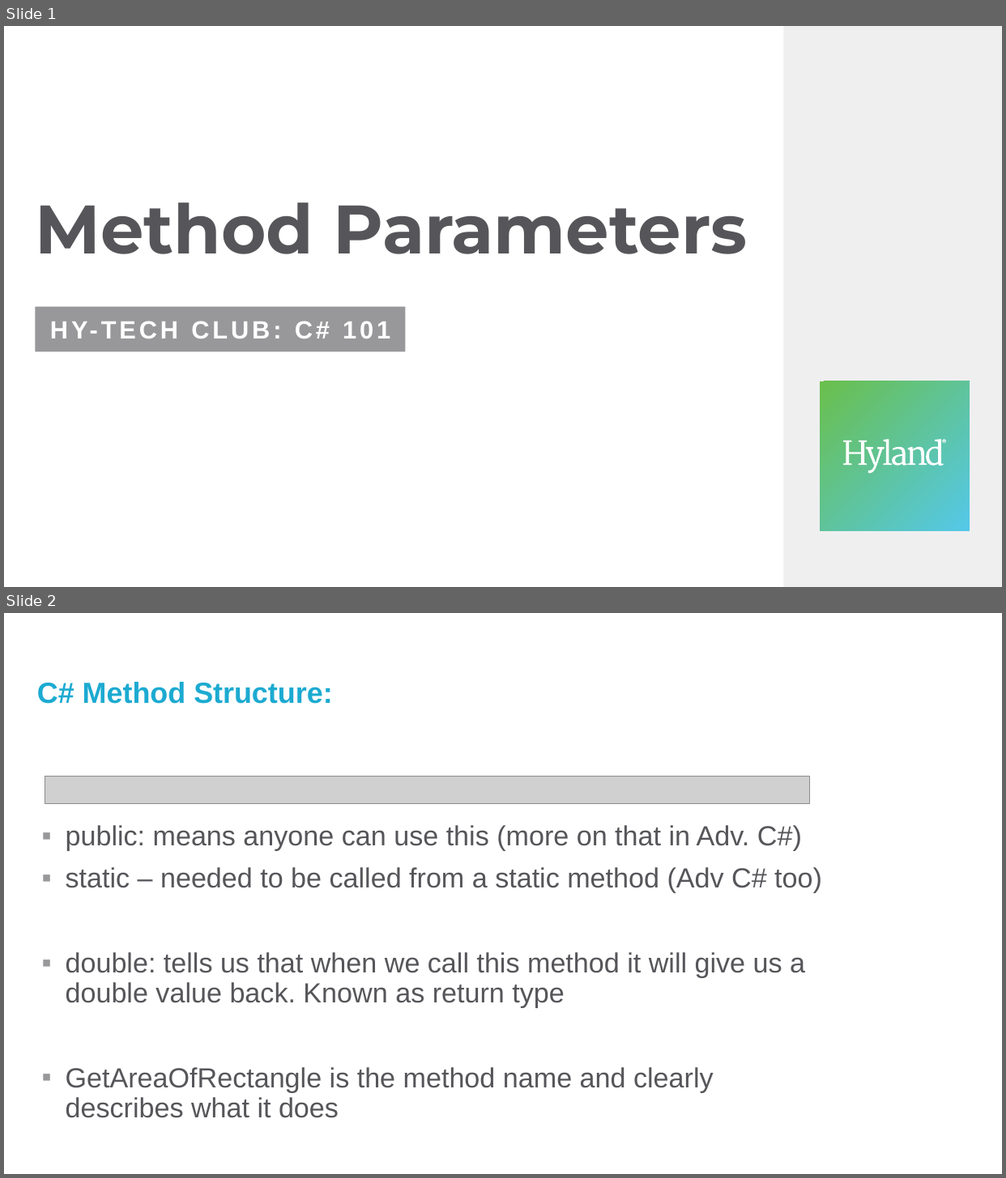
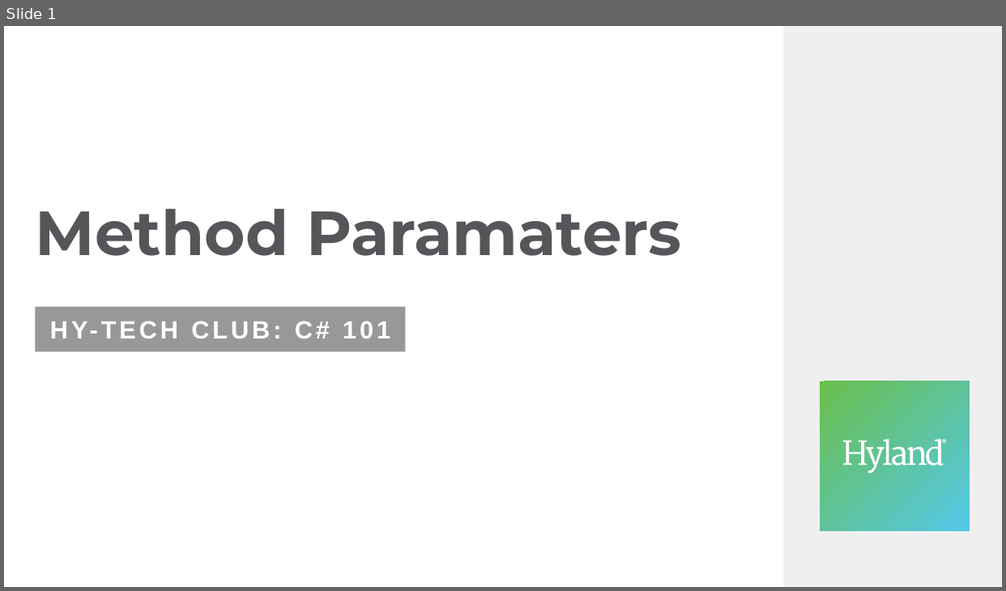
Before and after one commit to hytechclub/cs-101, a slide deck: MethodParameters/MethodParameters.pptx. Shown one above the other, each under a label of ours: slides 1 and 2 before the commit, slide 1 after it. The pictures are 1006x1178 and 1006x591 pixels, drawn with LibreOffice and Linux fonts; fonts in the diff are those of the drawing; grey boxes stand for pictures; background and template pictures are left out. Boxes give left, top, right and bottom in pixels: in the first picture for what was removed or moved away, otherwise in the second. Text is boxed around its words. In the diff, an @@ line names an element or a change of style, - is before the commit and + after.

Commit message:
WIP Method Returns

```diff
--- a/MethodParameters/MethodParameters.pptx
+++ b/MethodParameters/MethodParameters.pptx
@@ slide 2 removed at [4, 613, 1002, 1174], background #FFFFFF @@
@@ text removed at [37, 682, 332, 704] @@
-C# Method Structure:
@@ picture removed at [45, 776, 809, 804] @@
@@ text removed at [66, 825, 822, 1118] @@
-▪ public: means anyone can use this (more on that in Adv. C#)
-▪ static – needed to be called from a static method (Adv C# too)
-▪ double: tells us that when we call this method it will give us a double value back. Known as return type
-▪ GetAreaOfRectangle is the method name and clearly describes what it does
@@ slide 1 changed as well @@
@@ title at [35, 209, 682, 256]: text changed; size 66 to 60 pt @@
-Method Parameters
+Method Paramaters
```
Also in this commit, not shown: 1 other slide changed, 7 slides added, 18 other slides removed, 4 other files.
